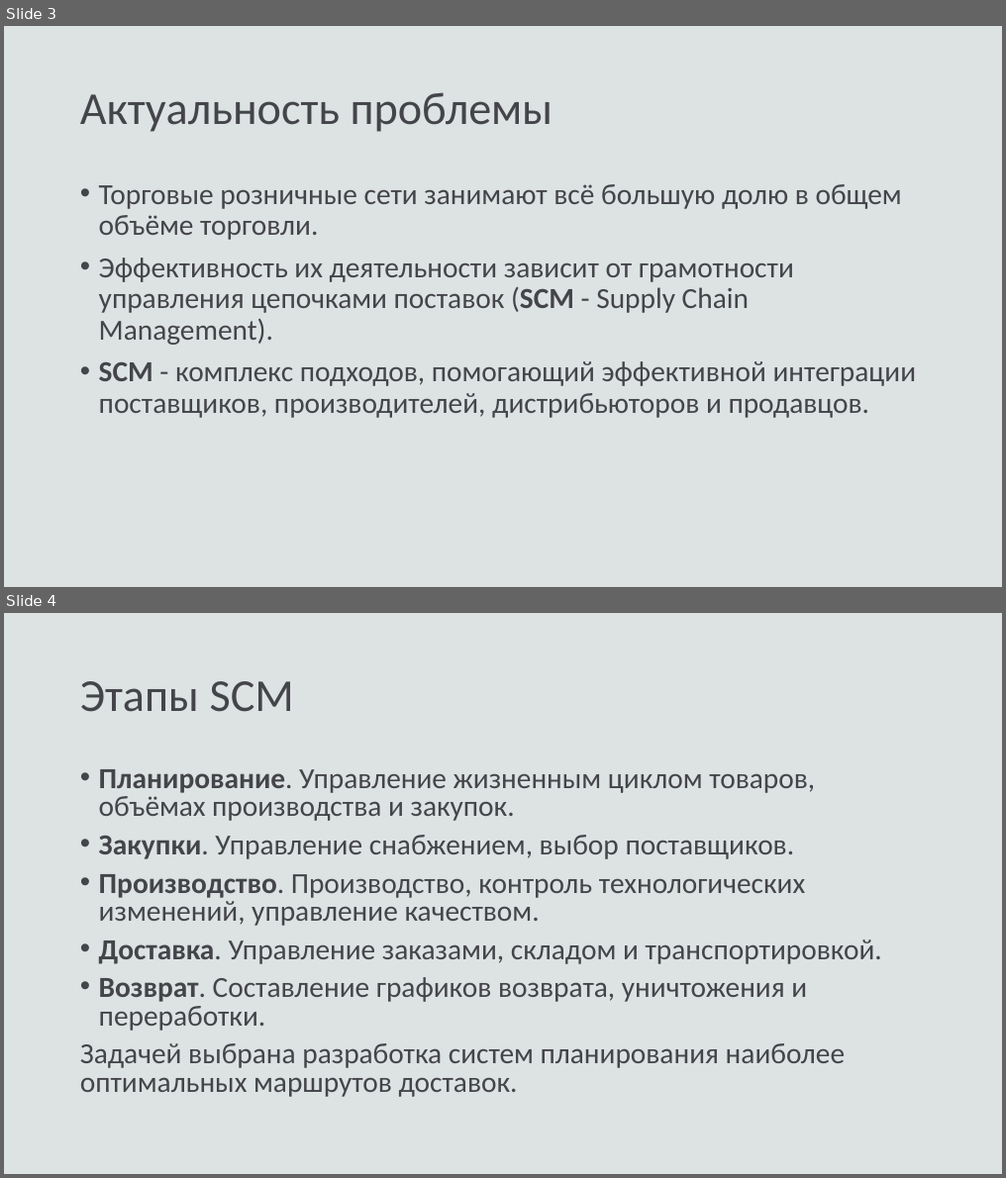
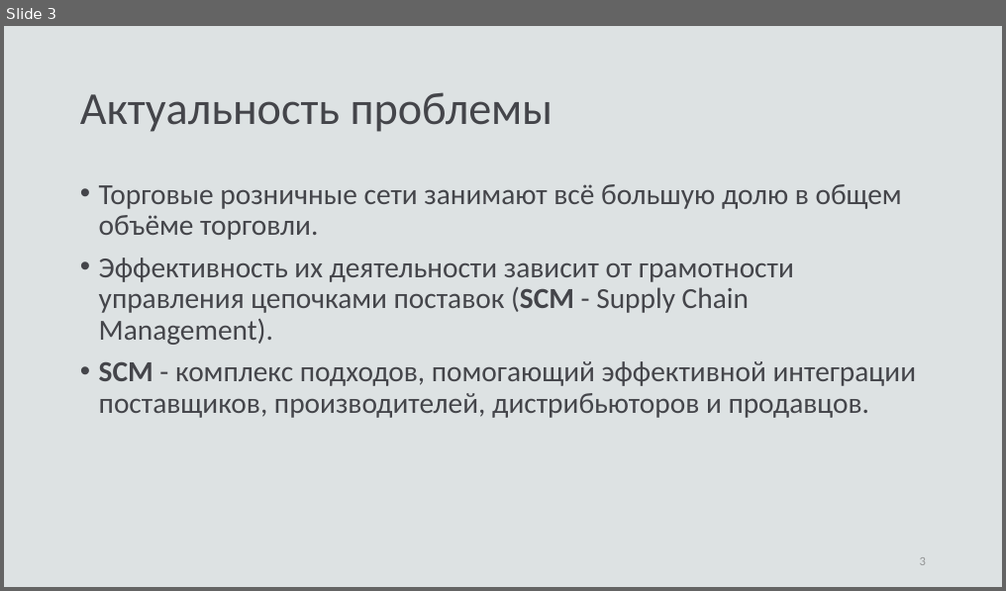
Before and after one commit to fairay/BachelorDiploma, a slide deck: presentation.pptx. Shown one above the other, each under a label of ours: slides 3 and 4 before the commit, slide 3 after it. The pictures are 1006x1178 and 1006x591 pixels, drawn with LibreOffice and Linux fonts; fonts in the diff are those of the drawing. Boxes give left, top, right and bottom in pixels: in the first picture for what was removed or moved away, otherwise in the second. Text is boxed around its words. In the diff, an @@ line names an element or a change of style, - is before the commit and + after.

```diff
--- a/presentation.pptx
+++ b/presentation.pptx
@@ slide 4 removed at (x1=4, y1=613, x2=1002, y2=1174), background #DDE2E3 @@
@@ title removed at (x1=80, y1=681, x2=294, y2=712) @@
-Этапы SCM
@@ text removed at (x1=80, y1=769, x2=882, y2=1097) @@
-• Планирование. Управление жизненным циклом товаров, объёмах производства и закупок.
-• Закупки. Управление снабжением, выбор поставщиков.
-• Производство. Производство, контроль технологических изменений, управление качеством.
-• Доставка. Управление заказами, складом и транспортировкой.
-• Возврат. Составление графиков возврата, уничтожения и переработки.
-Задачей выбрана разработка систем планирования наиболее оптимальных маршрутов доставок.
@@ slide 3 changed as well @@
@@ page number added at (x1=920, y1=558, x2=926, y2=566), 12 pt, text #949496 @@
+3
```
Also in this commit, not shown: 2 other slides changed, 14 slides added, 5 other slides removed, 31 other files.
